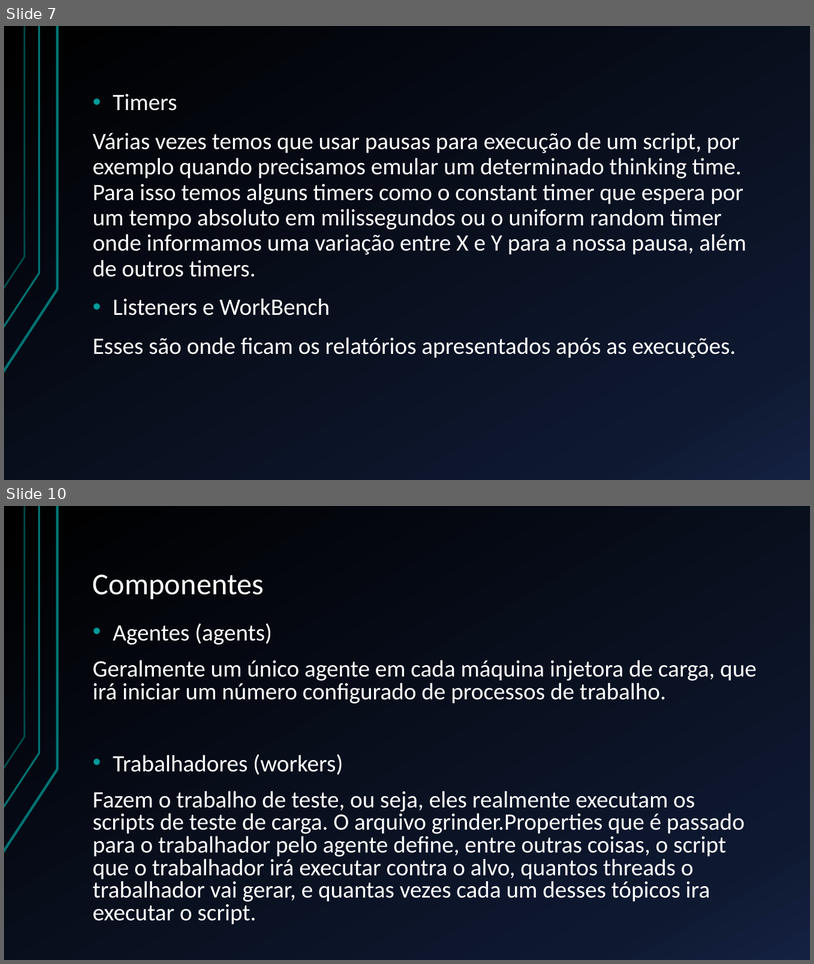
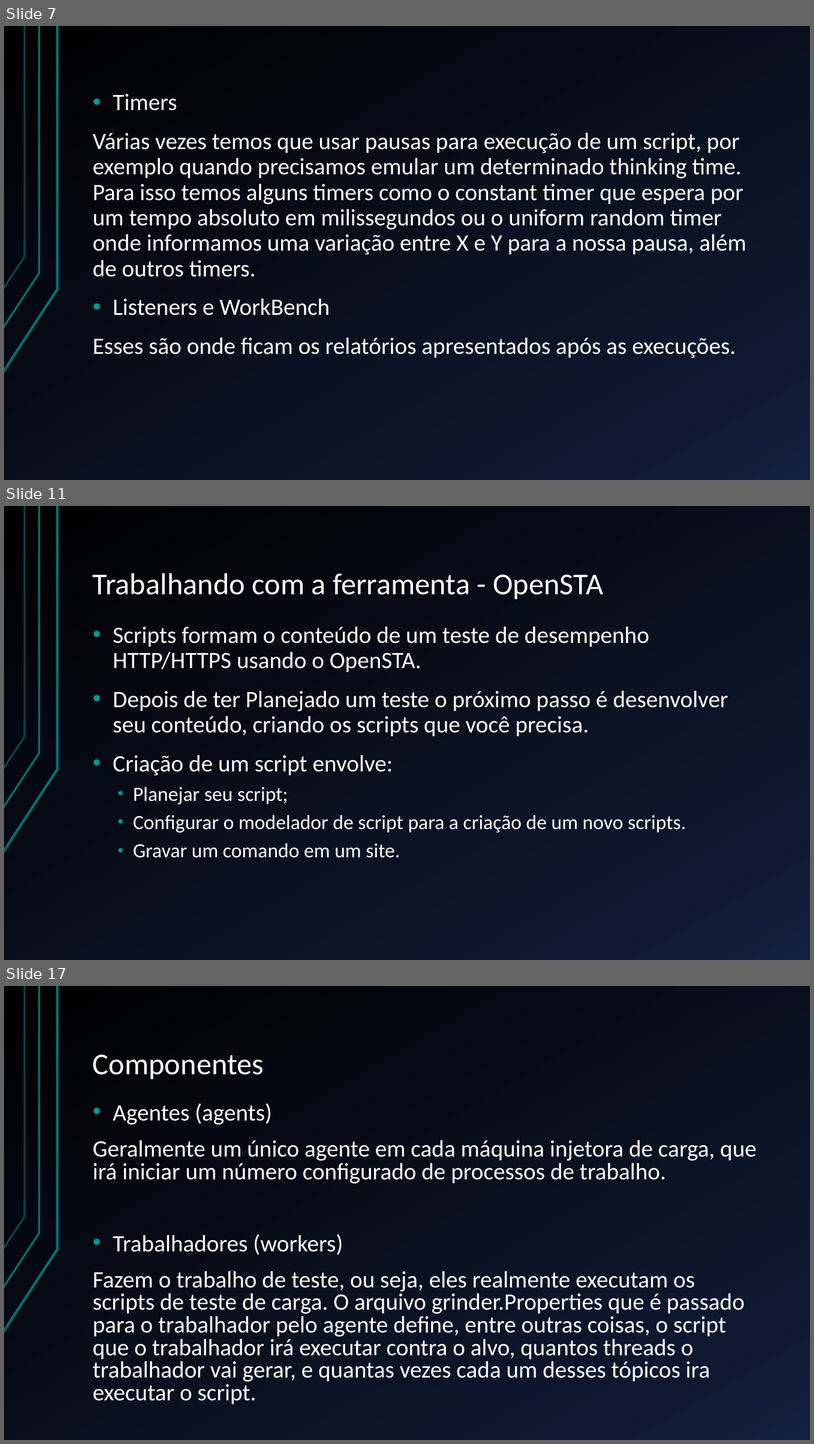
Before and after one commit to BrunoFelix/Restoran, a slide deck: Docs/Apresentação TSW.pptx. Shown one above the other, each under a label of ours: slides 7 and 10 before the commit, slides 7, 11 and 17 after it; the slides between them are not shown. The pictures are 814x964 and 814x1444 pixels, drawn with LibreOffice and Linux fonts; fonts in the diff are those of the drawing. Boxes give left, top, right and bottom in pixels: in the first picture for what was removed or moved away, otherwise in the second. Text is boxed around its words. In the diff, an @@ line names an element or a change of style, - is before the commit and + after.

Commit message:
Ajustei a apresentação na parte do OpenSTA

```diff
--- a/Docs/Apresentação TSW.pptx
+++ b/Docs/Apresentação TSW.pptx
@@ slide 11 added at box(4, 506, 810, 960), background gradient #000000 to #0F1931 to #142242; not listed: 3 template elements that a slide beside it also shows @@
@@ title added at box(93, 573, 604, 599), 36 pt, text #FFFFFF @@
+Trabalhando com a ferramenta - OpenSTA
@@ text added at box(113, 626, 729, 858), 28 pt, text #FFFFFF @@
+• Scripts formam o conteúdo de um teste de desempenho HTTP/HTTPS usando o OpenSTA.
+• Depois de ter Planejado um teste o próximo passo é desenvolver seu conteúdo, criando os scripts que você precisa.
+• Criação de um script envolve:
+  • Planejar seu script;
+  • Configurar o modelador de script para a criação de um novo scripts.
+  • Gravar um comando em um site.
@@ what was slide 10 is now slide 17 @@
```
Also in this commit, not shown: 5 slides changed, 7 other slides added, 4 slides removed.
